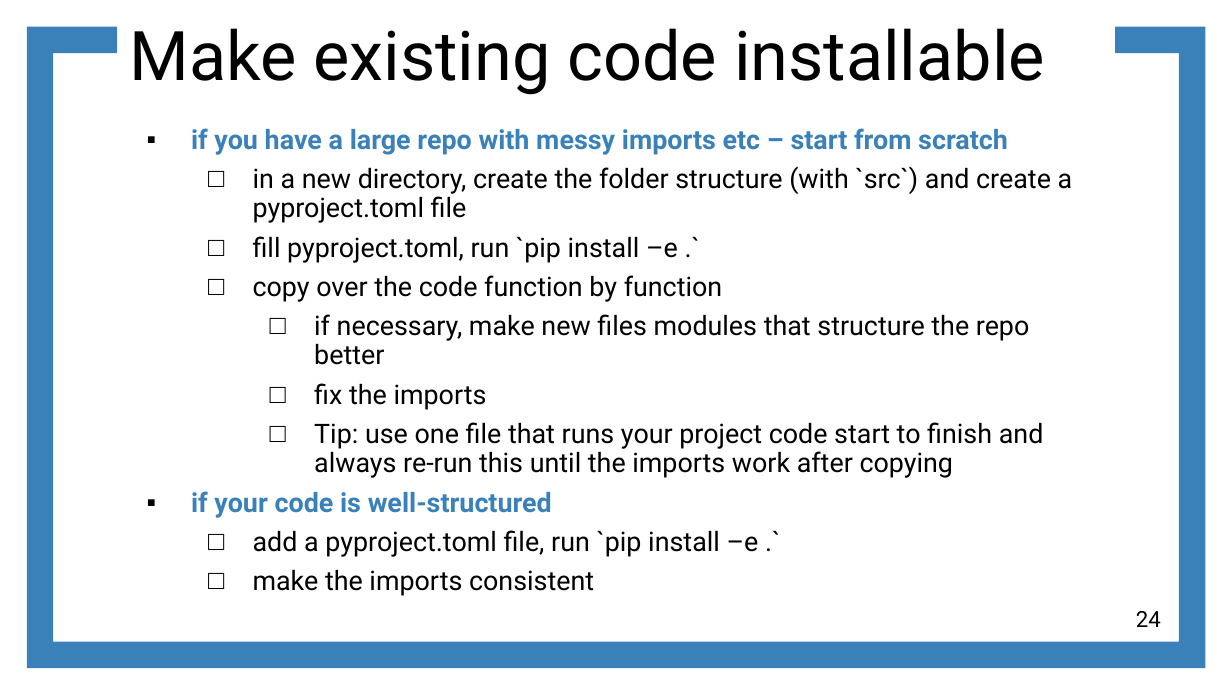
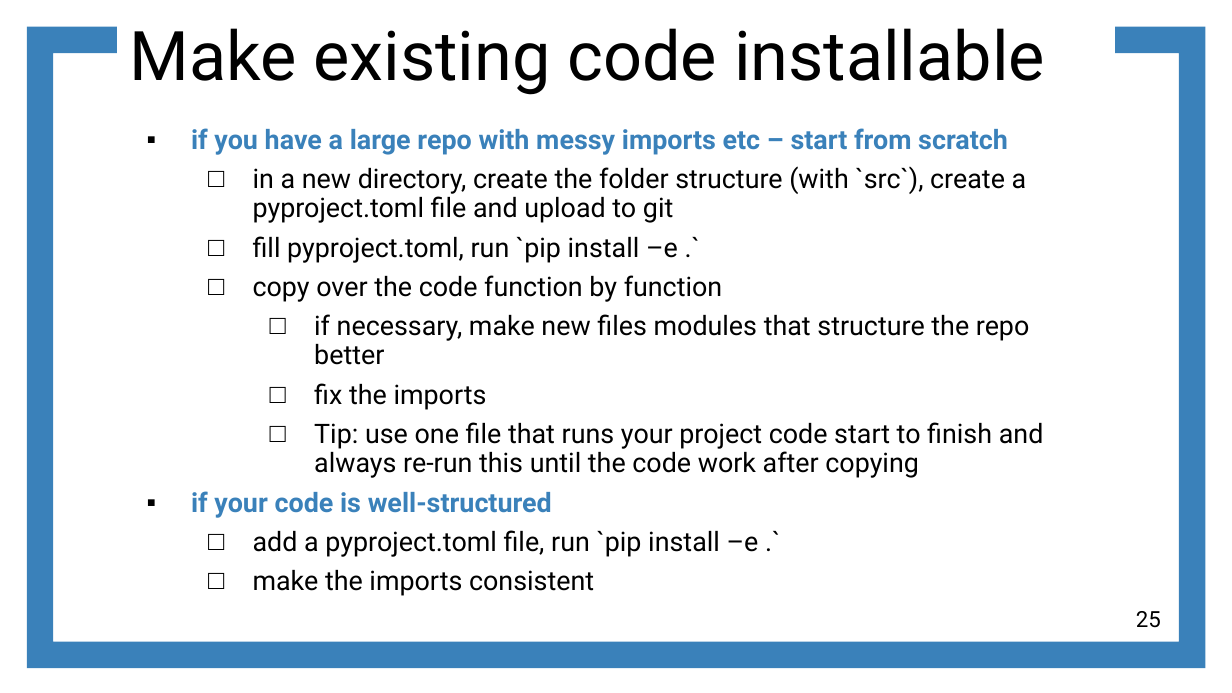
Before and after one commit to otizonaizit/TAM-retreat, a slide deck: slide 25 of ODD/materials/part2_packages_editable_install.pptx (slide 24 before the commit). Drawn at 1232x693 pixels with LibreOffice and Linux fonts; fonts in the diff are those of the drawing. Boxes give left, top, right and bottom in pixels: in the first picture for what was removed or moved away, otherwise in the second. Text is boxed around its words. In the diff, an @@ line names an element or a change of style, - is before the commit and + after.

```diff
--- a/ODD/materials/part2_packages_editable_install.pptx
+++ b/ODD/materials/part2_packages_editable_install.pptx
@@ text at bbox=[253, 166, 1027, 223]: text changed @@
-  □ in a new directory, create the folder structure (with `src`) and create a pyproject.toml file
+  □ in a new directory, create the folder structure (with `src`), create a pyproject.toml file and upload to git
@@ text at bbox=[314, 422, 1044, 478]: text changed @@
-    □ Tip: use one file that runs your project code start to finish and always re-run this until the imports work after copying
+    □ Tip: use one file that runs your project code start to finish and always re-run this until the code work after copying
@@ page number at bbox=[1136, 611, 1161, 628]: text changed @@
-24
+25
```
Also in this commit, not shown: 2 other slides changed, 1 slide added, 4 other files.
